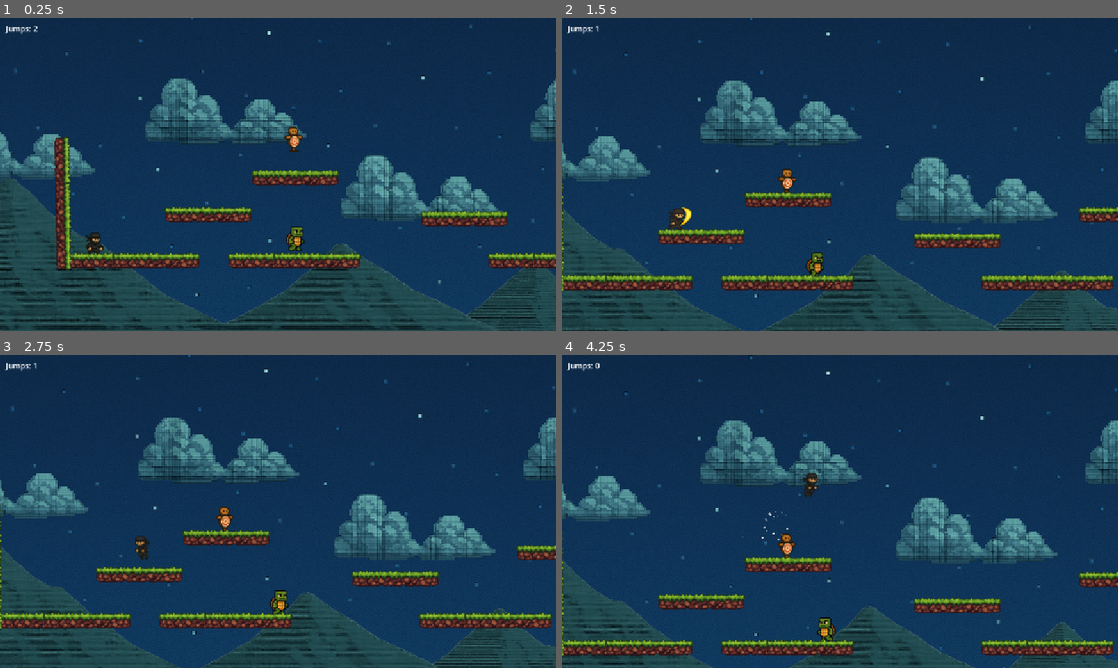
Above: before the commit, frames 1-4 (two rows, left to right).
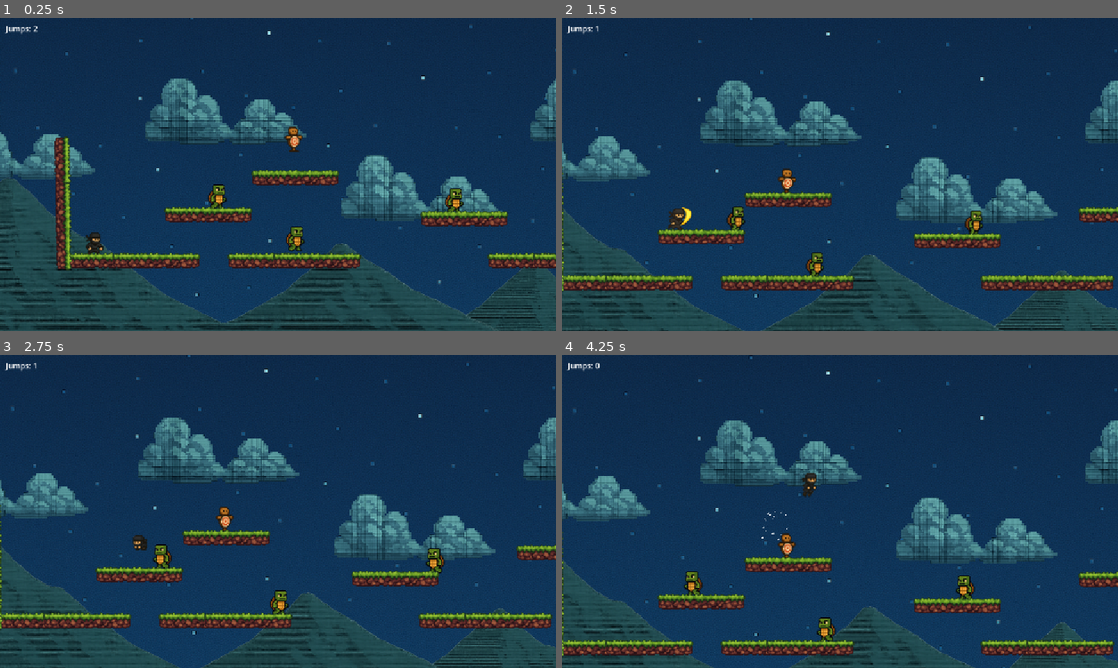
Above: after the commit, the same moments.

Repository: artem-lygin/NinjaGodot
Game: Godot game, scene res://Scenes/main.tscn
The game is run twice, just before and just after one commit, with the same random seed, the same clock (stepped at 60 frames per second) and the same inputs.
Inputs:
- Up to frame 1 (0.25 s): no input
- Up to frame 2 (1.5 s): hold Right (ui_right) from 0.53 s (still down); tap Shift (attack) at 0.6, 1.35 s; tap Space (jump) at 0.77 s
- Up to frame 3 (2.75 s): tap Space (jump) at 1.52 s; release Right (ui_right) at 2.03 s; hold Left (ui_left) from 2.03 s (still down); tap Shift (attack) at 2.1 s
- Up to frame 4 (4.25 s): release Left (ui_left) at 2.78 s; hold Right (ui_right) from 2.78 s (still down); tap Shift (attack) at 2.85, 3.6 s; tap Space (jump) at 3.02, 3.77 s

The runs differ from the first frame. In frame 1, 0.4% of the frame differs, in the area x 37-84%, y 53-62%; in frame 2, 0.4%; in frame 3, 0.5%, in the area x 23-81%, y 57-70%; in frame 4, 0.5%.

Commit message:
Comments to all scripts and Readme update

Diff:
--- a/Scenes/dummy_enemy.gd
+++ b/Scenes/dummy_enemy.gd
@@ -1,7 +1,16 @@
 extends "res://Scenes/enemy_class.gd"
 
-# Dummy enemy — inherits all logic from enemy_class.gd
-# No patrol, idle or movement behavior, just a stationary target
+# =============================
+# 🪵 dummy.gd
+# =============================
+
+# ✅ Inherits from enemy_class.gd
+# ✅ No movement or AI — IDLE only
+# ✅ No aggro (aggroable = false)
+# ✅ No knockback (knockable = false)
+# ✅ Shows health bar + damage visuals
+# ✅ Dies with proper death animation and launch
+
 const ENEMY_NAME = "Dummy"
 const IS_KNOCKABLE = false # Can't be knoked back by attack
 const IS_AGGROABLE = false # Doesn't turn to AGGRO after get a hit
--- a/Scenes/enemy_class.gd
+++ b/Scenes/enemy_class.gd
@@ -1,6 +1,24 @@
 extends CharacterBody2D
 
-# Enemy Base Class: Core Systems (health, damage, states)
+# =============================
+# 🧠 enemy_class.gd (BASE ENEMY)
+# =============================
+
+# ✅ Shared health and damage system
+# ✅ Health bar with color + shake effects
+# ✅ Floating damage & crit labels
+# ✅ Knockback based on damage taken
+# ✅ Death launch based on final hit force
+# ✅ State machine: IDLE, PATROL, AGGRO, STUNNED, DEAD
+# ✅ AGGRO with delay + timer after taking damage
+# ✅ STUN with cooldown
+# ✅ Animation control via state
+# ✅ Fall cleanup (queue_free if falls off screen)
+# ✅ Visual feedback (flash red on hit)
+# ✅ Configurable base speed and gravity
+# ✅ Toggles:
+#    - knockable
+#    - aggroable
 
 const SPEED = 40  # How fast the dummy moves
 const GRAVITY = 800.0  # Match this to your player's gravity
--- a/Scenes/main.tscn
+++ b/Scenes/main.tscn
@@ -271,6 +271,12 @@
 [node name="Turtle" parent="." instance=ExtResource("33_r33sp")]
 position = Vector2(417, 389)
 
+[node name="Turtle2" parent="." instance=ExtResource("33_r33sp")]
+position = Vector2(269, 320)
+
+[node name="Turtle3" parent="." instance=ExtResource("33_r33sp")]
+position = Vector2(717, 320)
+
 [node name="Platform-A" type="StaticBody2D" parent="."]
 position = Vector2(143, 458)
 
--- a/Scenes/sword_hitbox.gd
+++ b/Scenes/sword_hitbox.gd
@@ -1,5 +1,23 @@
 extends Area2D
-#
+
+# =============================
+# ⚔️ sword_hitbox.gd
+# =============================
+
+# ✅ Handles player's sword collisions
+# ✅ Defines weapon stats:
+#    - base_damage (random range supported)
+#    - base_crit_chance
+#    - crit_multiplier
+# ✅ Calculates and applies final damage
+# ✅ Transfers:
+#    - Damage amount
+#    - Hit direction
+#    - Crit status
+# ✅ Calls enemy's take_damage() method safely
+# ✅ Isolated logic = easily extendable for new weapons
+# ✅ Attack duration controlled via player script
+
 ## Optional: track parent player if needed
 @onready var player = get_parent()
 
--- a/Scenes/turtle_enemy.gd
+++ b/Scenes/turtle_enemy.gd
@@ -1,15 +1,26 @@
 extends "res://Scenes/enemy_class.gd"
 
-# TurtleEnemy: Specific behavior built on top of base Enemy class
+# =============================
+# 🐢 turtle_enemy.gd
+# =============================
+
+# ✅ Inherits all features from enemy_class.gd
+# ✅ Patrol behavior (walks left/right on platform)
+# ✅ Flip sprite based on direction
+# ✅ Uses base animations: walk, idle, aggro, dead_fall
+# ✅ AGGRO if player detected or hit
+# ✅ STUN and knockback active
+# ✅ Fully customizable health, animations, and speed
+
+const ENEMY_NAME = "Turtle"
 const TURTLE_SPEED = 20  # Slower than base enemy
-const ENEMY_NAME = "Turtle"
+const TURLE_MAX_HP = 60
 
 func _ready():
 	super._ready()  # Initialize base class first
-
+	max_hp = TURLE_MAX_HP
+	current_hp = max_hp
 	# Custom setup for Turtle
-	max_hp = 30
-	current_hp = max_hp
 	health_bar.max_value = max_hp
 	health_bar.value = current_hp
 
--- a/Scenes/ui/crit_label.gd
+++ b/Scenes/ui/crit_label.gd
@@ -1,4 +1,16 @@
 extends Label
+
+# =============================
+# 💥 crit_label.gd
+# =============================
+
+# ✅ Displays "CRIT!" label above enemy
+# ✅ Customizable text and color (gold by default)
+# ✅ Pops upward with tweened movement
+# ✅ Shakes horizontally (impact feel)
+# ✅ Fades out and auto-removes (queue_free)
+# ✅ Delay configurable when triggered
+# ✅ Highest Z index to appear over all visuals
 
 func show_crit(custom_text: String = "CRIT!"):
 	self.text = custom_text
--- a/Scenes/ui/damage_label.gd
+++ b/Scenes/ui/damage_label.gd
@@ -1,4 +1,16 @@
 extends Label
+
+# =============================
+# 💢 damage_label.gd
+# =============================
+
+# ✅ Displays numeric damage value above enemy
+# ✅ Color-coded: gold for crits, white for normal
+# ✅ Customizable font size per damage type
+# ✅ Pops upward with tweened movement
+# ✅ Fades out and self-removes
+# ✅ Can be shown multiple times in a row
+# ✅ Z index: always on top
 
 func show_damage(value: int, is_crit: bool = false) -> void:
 	text = "-" + str(value)
--- a/Scenes/ui/health_bar.gd
+++ b/Scenes/ui/health_bar.gd
@@ -1,4 +1,19 @@
 extends ProgressBar
+
+# =============================
+# ❤️ health_bar.gd
+# =============================
+
+# ✅ Pixel-style health bar
+# ✅ Dynamically sized and positioned
+# ✅ Color changes:
+#    - Green (healthy)
+#    - Yellow (wounded)
+#    - Red (critical)
+# ✅ Shake effect on damage
+# ✅ Updates via method calls from enemy_class.gd
+# ✅ Pivot centered — easily anchor above enemies
+# ✅ Hidden when full, auto-visible on damage
 
 var shake_amount := 4
 var shake_duration := 0.2
Not shown, changed: README.md
